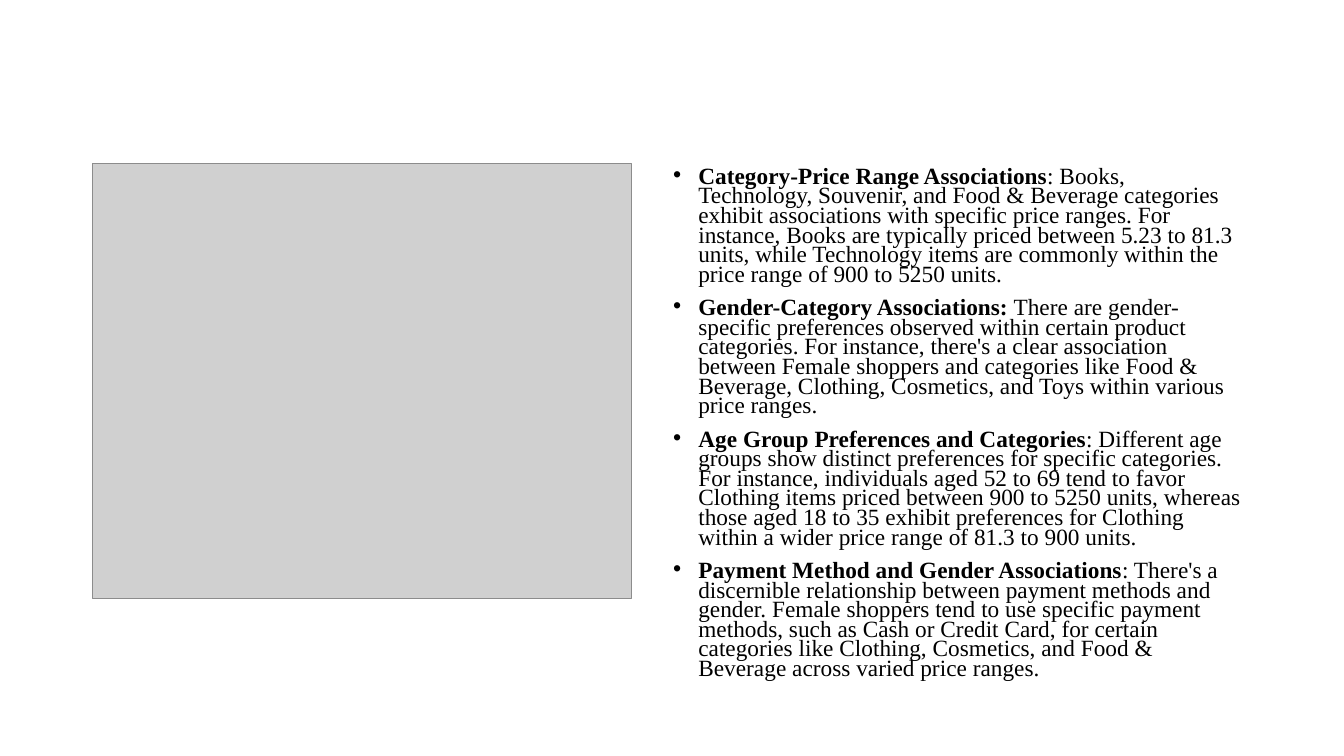
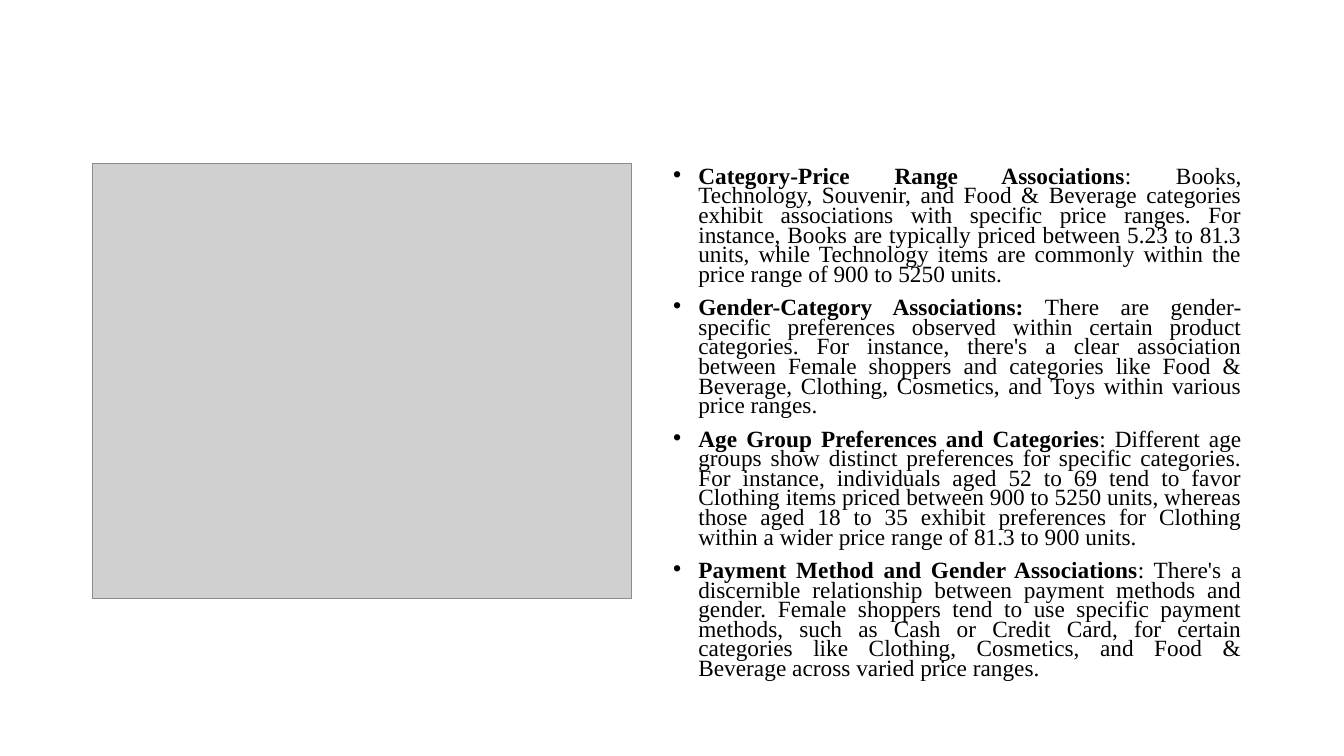
Before and after one commit to Jothish21/Data-Mining-Project-Group4, a slide deck: slide 8 of Group4-Presentation.pptx. Drawn at 1344x756 pixels with LibreOffice and Linux fonts; fonts in the diff are those of the drawing; grey boxes stand for pictures. Boxes give left, top, right and bottom in pixels: in the first picture for what was removed or moved away, otherwise in the second. Text is boxed around its words. In the diff, an @@ line names an element or a change of style, - is before the commit and + after.

```diff
--- a/Group4-Presentation.pptx
+++ b/Group4-Presentation.pptx
@@ text "Category-Price Range Associations: Books, Technology, ..." at <box>698,168,1242,681</box>: alignment left to justified @@
```
Also in this commit, not shown: 10 other slides changed, 2 slides added, 1 slide removed.
